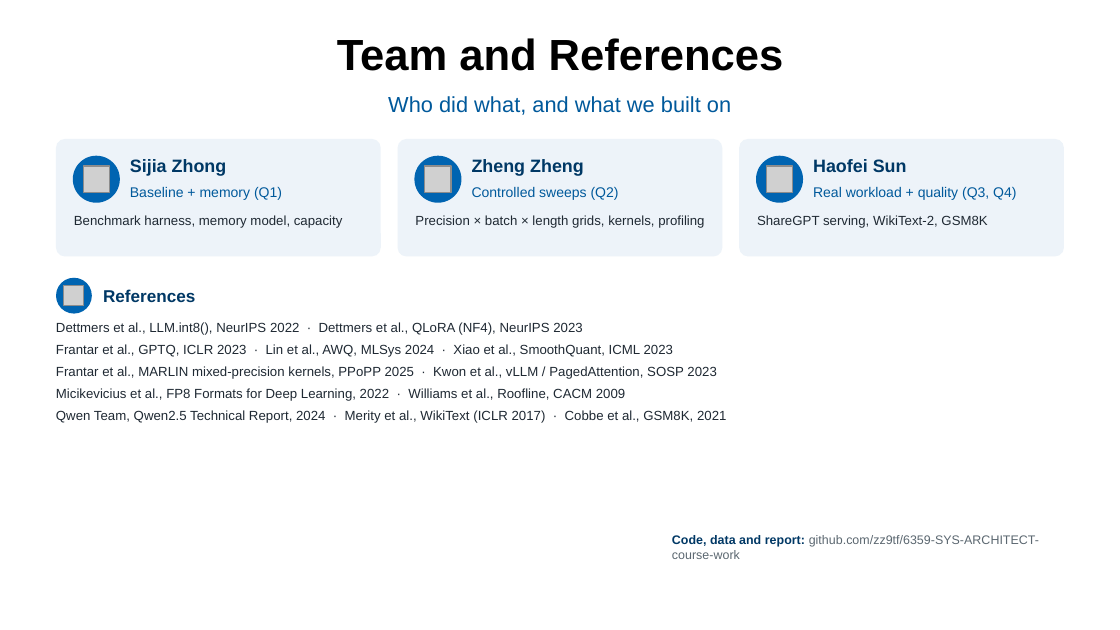
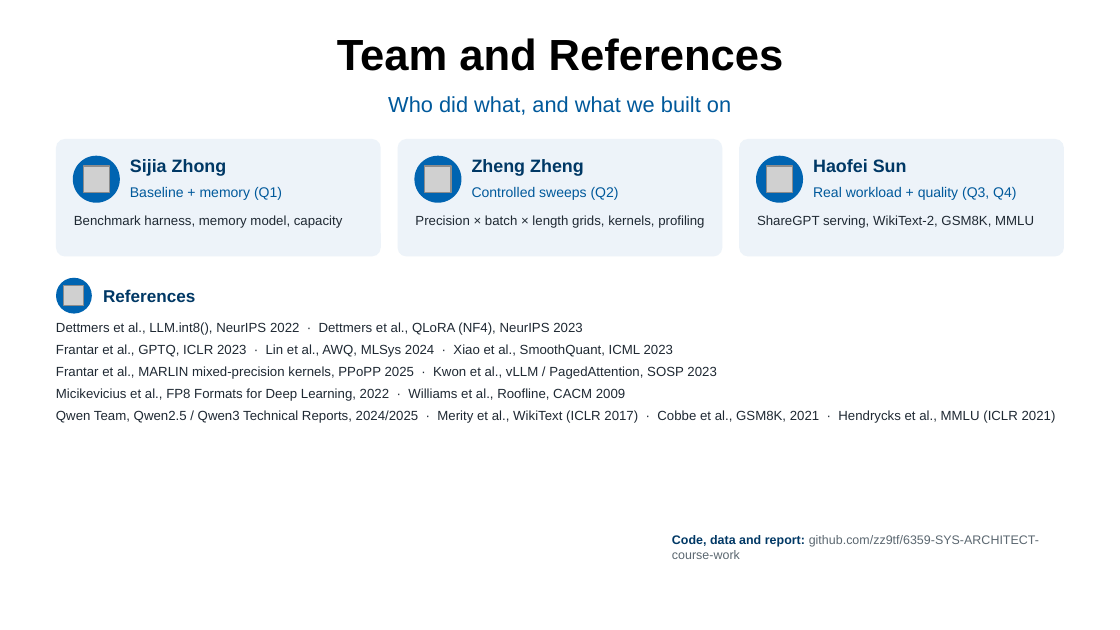
Before and after one commit to zz9tf/6359-SYS-ARCHITECT-course-work, a slide deck: slide 12 of final_project/slides/final_presentation.pptx (slide 11 before the commit). Drawn at 1120x630 pixels with LibreOffice and Linux fonts; fonts in the diff are those of the drawing; grey boxes stand for pictures; background and template pictures are left out. Boxes give left, top, right and bottom in pixels: in the first picture for what was removed or moved away, otherwise in the second. Text is boxed around its words. In the diff, an @@ line names an element or a change of style, - is before the commit and + after.

Commit message:
Final results, report and slides
- 14B HF quality (NF4, LLM.int8()) and MMLU complete; Qwen3-8B quality complete
- report: compiled main.pdf; 14B NF4 capacity result, NF4 speedup trend across sizes,
  model-specific quality caveat from Qwen3-8B, detail tables in the appendix
- slides: generalization slide, quality and takeaway slides from the report's numbers
- README key findings and results regenerated; run_all.sh covers every experiment

```diff
--- a/final_project/slides/final_presentation.pptx
+++ b/final_project/slides/final_presentation.pptx
@@ text at (x1=757, y1=215, x2=1034, y2=228): text changed @@
-ShareGPT serving, WikiText-2, GSM8K
+ShareGPT serving, WikiText-2, GSM8K, MMLU
@@ text at (x1=56, y1=410, x2=1056, y2=423): text changed @@
-Qwen Team, Qwen2.5 Technical Report, 2024 · Merity et al., WikiText (ICLR 2017) · Cobbe et al., GSM8K, 2021
+Qwen Team, Qwen2.5 / Qwen3 Technical Reports, 2024/2025 · Merity et al., WikiText (ICLR 2017) · Cobbe et al., GSM8K, 2021 · Hendrycks et al., MMLU (ICLR 2021)
```
Also in this commit, not shown: 2 other slides changed, 1 slide added, 50 other files.
